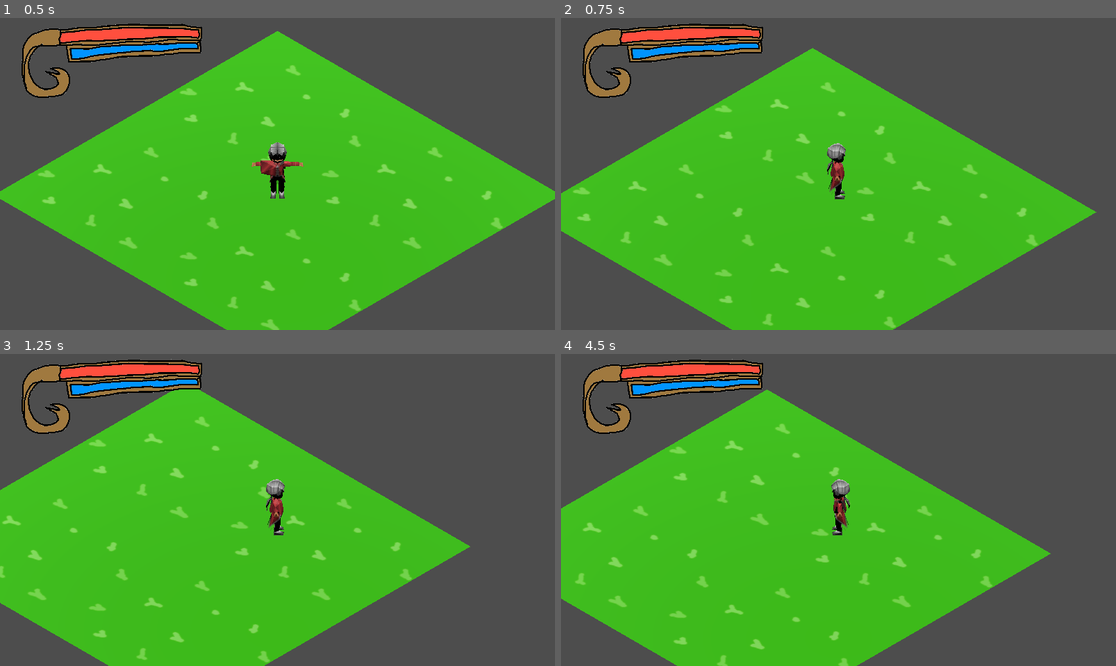
Above: before the commit, frames 1-4 (two rows, left to right).
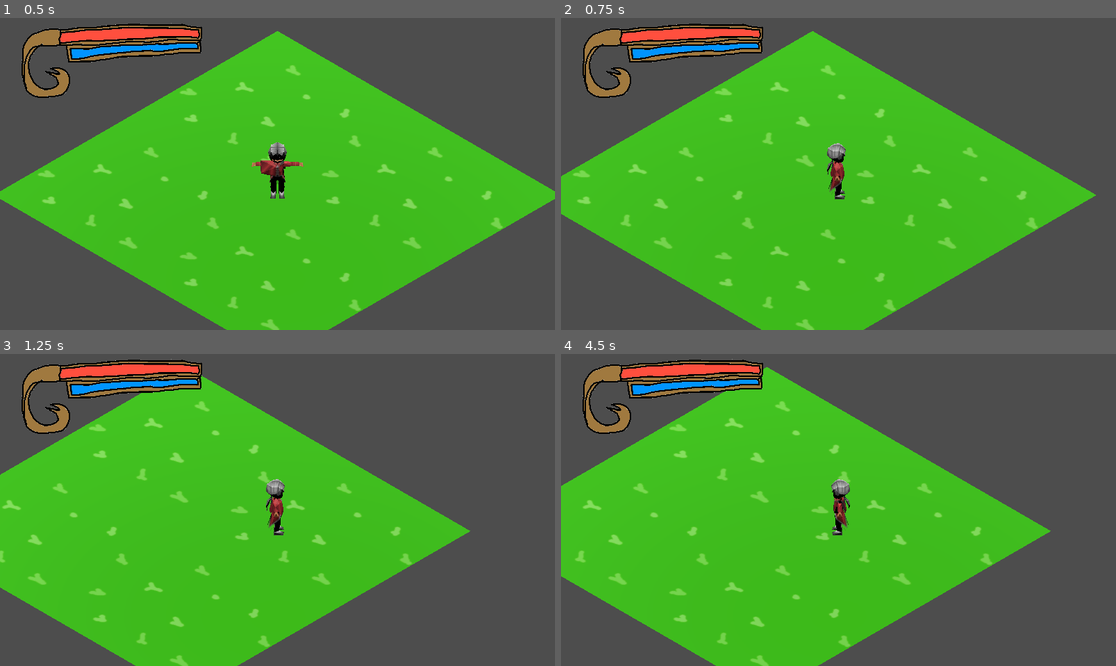
Above: after the commit, the same moments.

Repository: hcthoemmes/cathartic-casting-compulsion
Game: Godot game, scene res://Scenes/world_root.tscn
Same seed, same stepped clock (60 frames per second), same inputs: the game is played once before the commit and once after it.
Inputs:
- Up to frame 1 (0.5 s): no input
- Up to frame 2 (0.75 s): tap Enter (ui_accept) at 0.5, 0.6 s; hold Right (ui_right) from 0.53 s (still down)
- Up to frame 3 (1.25 s): keep holding Right (ui_right); tap Enter (ui_accept) at 0.77, 1.07 s
- Up to frame 4 (4.5 s): release Right (ui_right) at 1.28 s; hold Down (ui_down) 1.28-2.03 s; tap Enter (ui_accept) at 1.35, 1.52, 1.82, 2.1, 2.85, 3.02, 3.32, 3.6, 3.77, 4.07, 4.35 s; hold Right (ui_right) 2.03-2.78 s; hold Up (ui_up) 2.78-3.53 s; hold Left (ui_left) from 3.53 s (still down)

Frame 1 is identical in both runs. In frame 2, 12% of the frame differs, in the area x 0-97%, y 4-100%; in frame 3, 9.7%; in frame 4, 13%, in the area x 0-89%, y 4-100%.

Commit message:
Update angelo.gd

Diff:
--- a/Scripts/angelo.gd
+++ b/Scripts/angelo.gd
@@ -9,10 +9,6 @@
 	# Add the gravity.
 	if not is_on_floor():
 		velocity += get_gravity() * delta
-
-	# Handle jump.
-	if Input.is_action_just_pressed("ui_accept") and is_on_floor():
-		velocity.y = JUMP_VELOCITY
 
 	# Get the input direction and handle the movement/deceleration.
 	# As good practice, you should replace UI actions with custom gameplay actions.
